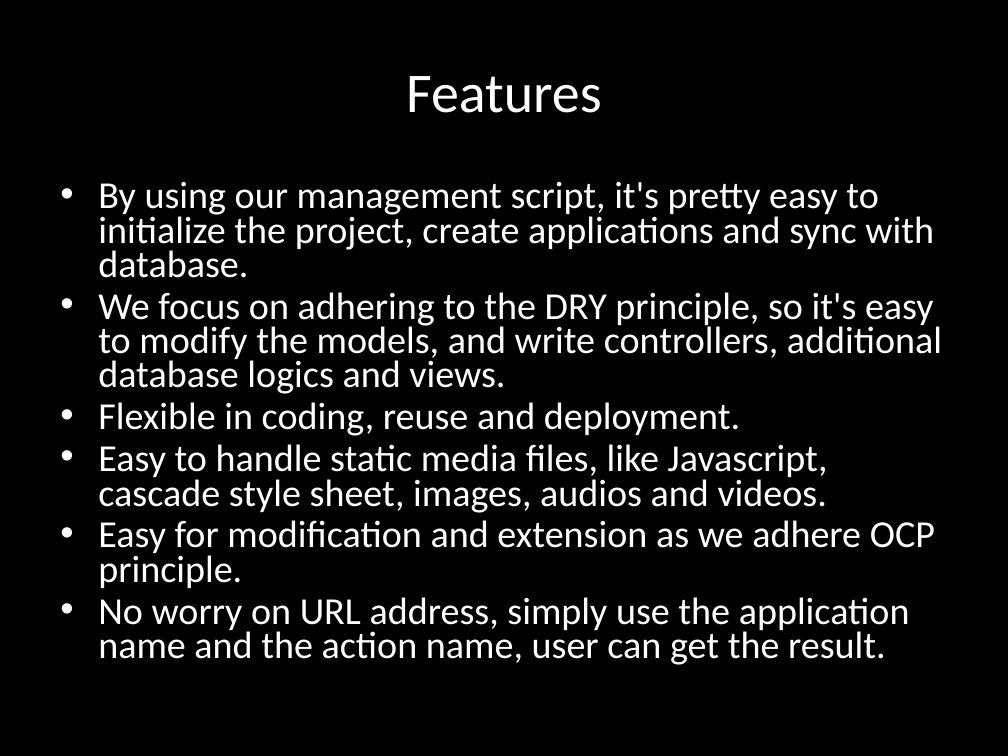
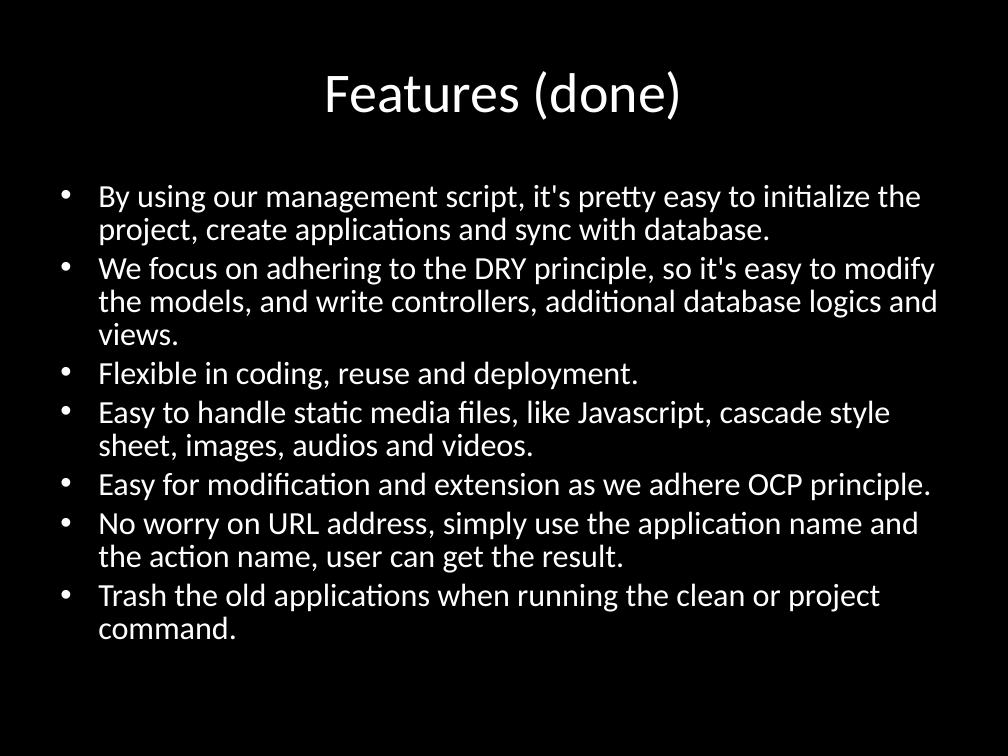
Before and after one commit to lqi/sensiblephp, a slide deck: slide 6 of docs/FinalProjectPresentation.pptx. Drawn at 1008x756 pixels with LibreOffice and Linux fonts; fonts in the diff are those of the drawing. Boxes give left, top, right and bottom in pixels: in the first picture for what was removed or moved away, otherwise in the second. Text is boxed around its words. In the diff, an @@ line names an element or a change of style, - is before the commit and + after.

Commit message:
slides modification

```diff
--- a/docs/FinalProjectPresentation.pptx
+++ b/docs/FinalProjectPresentation.pptx
@@ title at bbox=[325, 71, 683, 120]: text changed @@
-Features
+Features (done)
@@ text at bbox=[98, 184, 938, 573]: size 27.2 to 22.9 pt in "By using our management script, it's pretty ...", "We focus on adhering to the DRY ...", "Flexible in coding, reuse and deployment.", "Easy to handle static media files, like ..." and 2 more places; line spacing 0.75 to 0.85 @@
@@ text at bbox=[98, 583, 880, 640]: paragraph added @@
+  • Trash the old applications when running the clean or project command.
```
Also in this commit, not shown: 2 other slides changed, 1 slide added.
